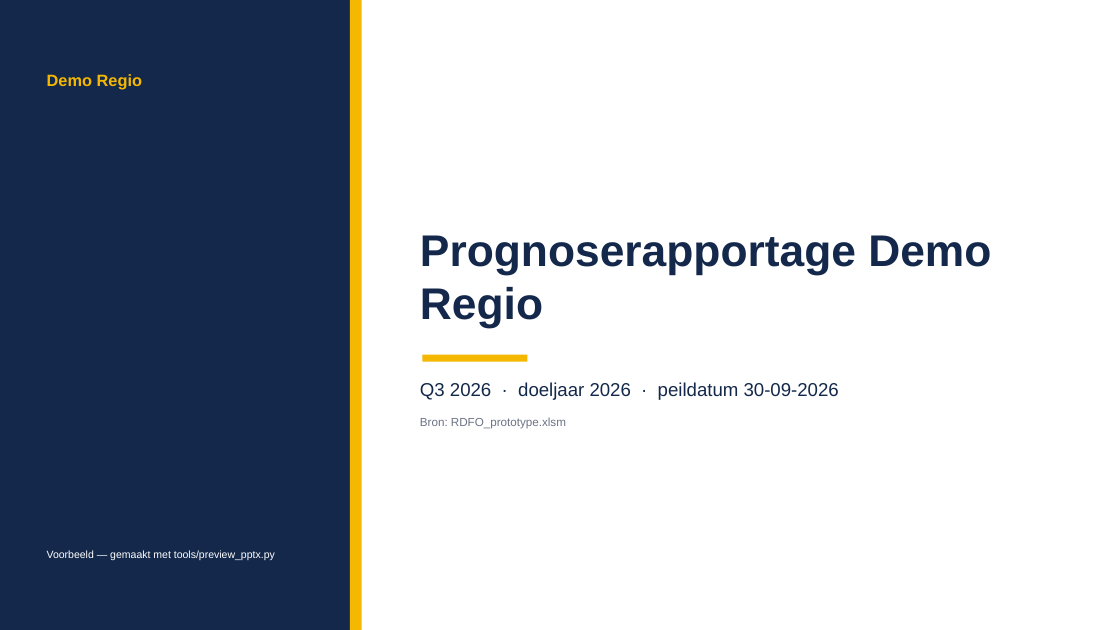
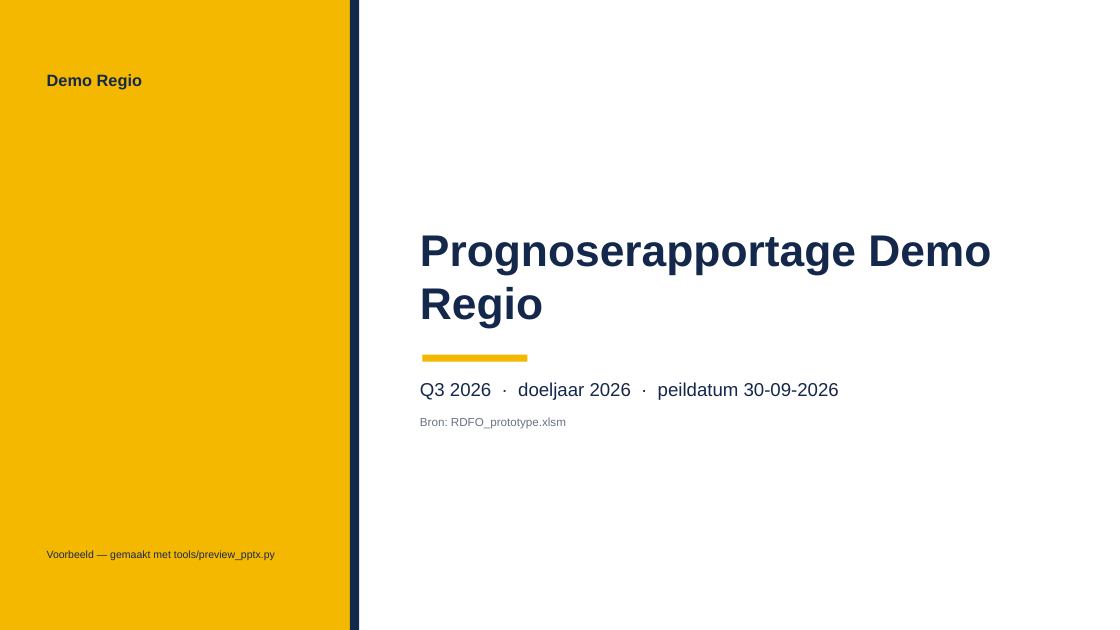
Before and after one commit to LuukLoohuis/Forecast-Builder, a slide deck: slide 1 of docs/Voorbeeld_PowerPoint.pptx. Drawn at 1120x630 pixels with LibreOffice and Linux fonts; fonts in the diff are those of the drawing. Boxes give left, top, right and bottom in pixels: in the first picture for what was removed or moved away, otherwise in the second. Text is boxed around its words. In the diff, an @@ line names an element or a change of style, - is before the commit and + after.

```diff
--- a/docs/Voorbeeld_PowerPoint.pptx
+++ b/docs/Voorbeeld_PowerPoint.pptx
@@ rectangle at <box>0,0,350,630</box>: fill #14284B to #F5B800 @@
@@ rectangle at <box>350,0,360,630</box>: fill #F5B800 to #14284B @@
@@ text "Demo Regio" at <box>47,74,142,90</box>: text colour #F5B800 to #14284B @@
@@ text "Voorbeeld — gemaakt met tools/preview_pptx.py" at <box>47,550,275,560</box>: text colour #FFFFFF to #14284B @@
```
Also in this commit, not shown: 10 other slides changed, 7 other files.
